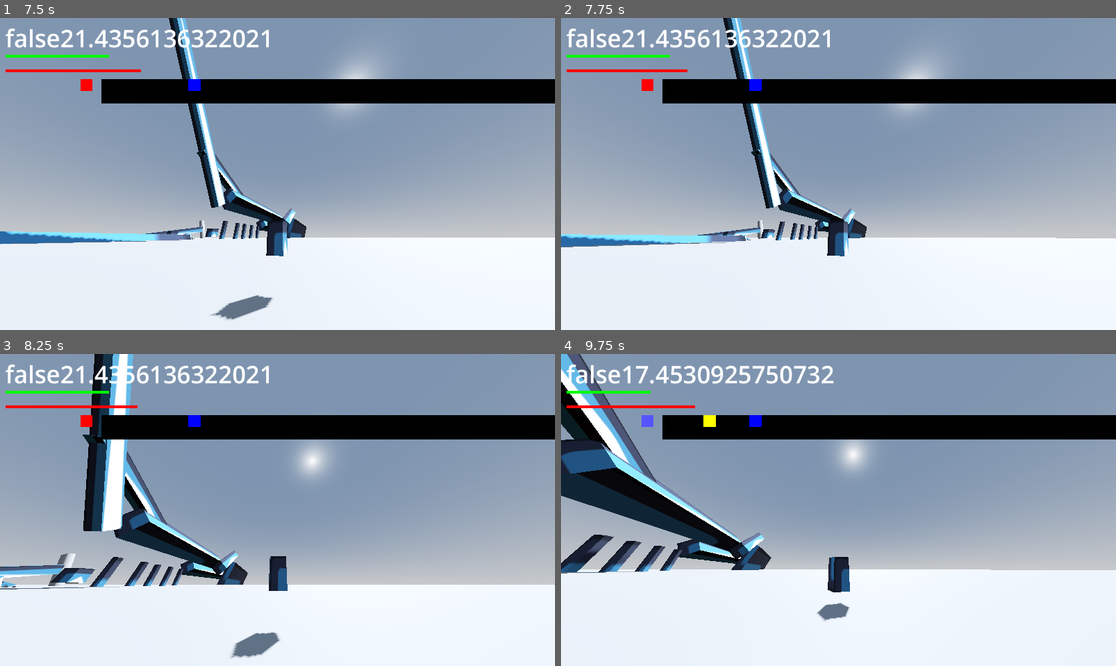
Above: before the commit, frames 1-4 (two rows, left to right).
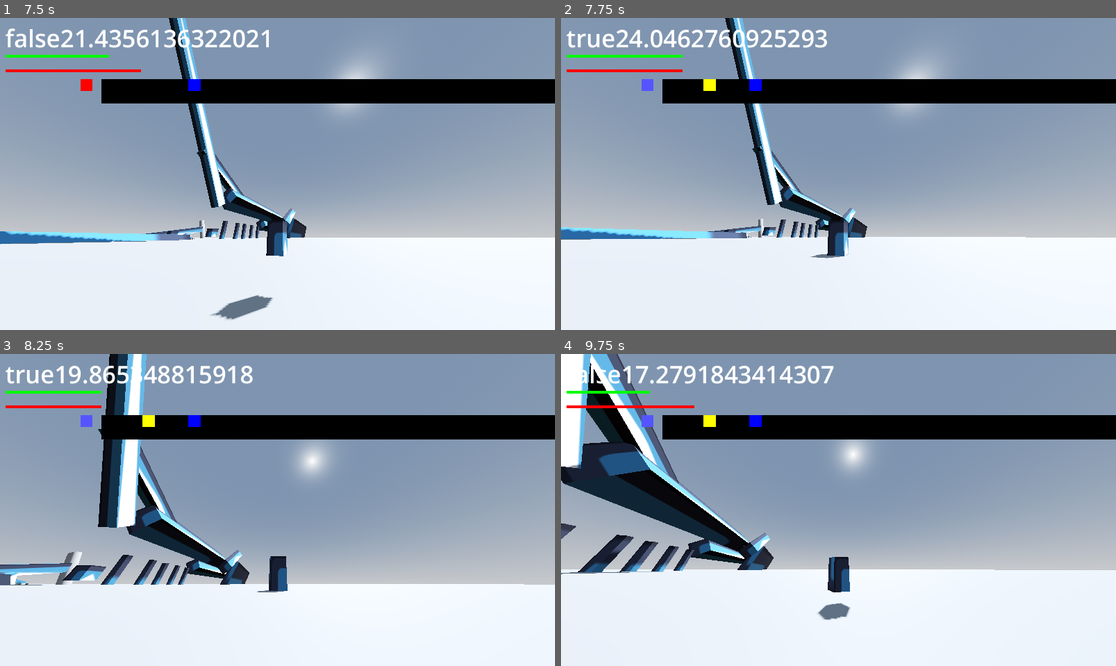
Above: after the commit, the same moments.

Repository: EricXu1728/Godot4SourceEngineMovement
Game: Godot game, scene res://tscns/level.tscn
The game is run twice, just before and just after one commit, with the same random seed, the same clock (stepped at 60 frames per second) and the same inputs. The project has no main scene, so this scene is started directly. The engine's default icon, where the game draws it, is replaced by a stand-in: a white triangle on a blue panel in a dark square.
Inputs (mouse positions are in pixels of both pictures, inside the frame that each line leads up to):
- Up to frame 1 (7.5 s): tap Enter at 0.5 s; move the mouse to (277, 174) at 0.52 s; press the mouse at (277, 174) at 0.53 s; hold D (move_right) 0.53-1.28 s; tap Space (jump) at 0.77, 1.52, 3.02, 3.77, 4.52, 6.02, 6.77 s; move the mouse to (249, 174) at 1.27 s; release the mouse at (249, 174) at 1.28 s; hold W (move_forward) 1.28-5.78 s; tap Ctrl (crouch) every 1.5 s from 1.35 to 7.35 s; move the mouse to (288, 167) at 2.02 s; press the mouse at (288, 167) at 2.03 s; move the mouse to (271, 180) at 2.77 s; release the mouse at (271, 180) at 2.78 s; move the mouse to (316, 177) at 3.52 s; press the mouse at (316, 177) at 3.53 s; move the mouse to (233, 170) at 4.27 s; release the mouse at (233, 170) at 4.28 s; move the mouse to (283, 174) at 5.02 s; press the mouse at (283, 174) at 5.03 s; move the mouse to (255, 167) at 5.77 s; release the mouse at (255, 167) at 5.78 s; hold D (move_right) 5.78-6.53 s; move the mouse to (305, 174) at 6.52 s; press the mouse at (305, 174) at 6.53 s; hold W (move_forward) from 6.53 s (still down); move the mouse to (249, 174) at 7.27 s; release the mouse at (249, 174) at 7.28 s
- Up to frame 2 (7.75 s): keep holding W (move_forward); tap Space (jump) at 7.52 s
- Up to frame 3 (8.25 s): keep holding W (move_forward); move the mouse to (288, 503) at 8.02 s; press the mouse at (288, 503) at 8.03 s
- Up to frame 4 (9.75 s): move the mouse to (832, 516) at 8.77 s; release W (move_forward) at 8.78 s; release the mouse at (832, 516) at 8.78 s; hold A (move_left) 8.78-9.53 s; tap Ctrl (crouch) at 8.85 s; tap Space (jump) at 9.02 s; move the mouse to (877, 513) at 9.52 s; press the mouse at (877, 513) at 9.53 s; hold W (move_forward) from 9.53 s (still down)

Frame 1 is identical in both runs. In frame 2, 5.2% of the frame differs, in the area x 0-100%, y 0-78%; in frame 3, 11%; in frame 4, 11%, in the area x 0-79%, y 0-86%.

Commit message:
Update Air.gd

Diff:
--- a/Scripts/playerMovementScripts/Air.gd
+++ b/Scripts/playerMovementScripts/Air.gd
@@ -15,7 +15,7 @@
 
 
 
-	if stats.on_floor && abs(player.velocity.y)<15:
+	if stats.on_floor:# && abs(player.velocity.y)<15:
 
 		state_machine.transition_to("Run")
 	else:
